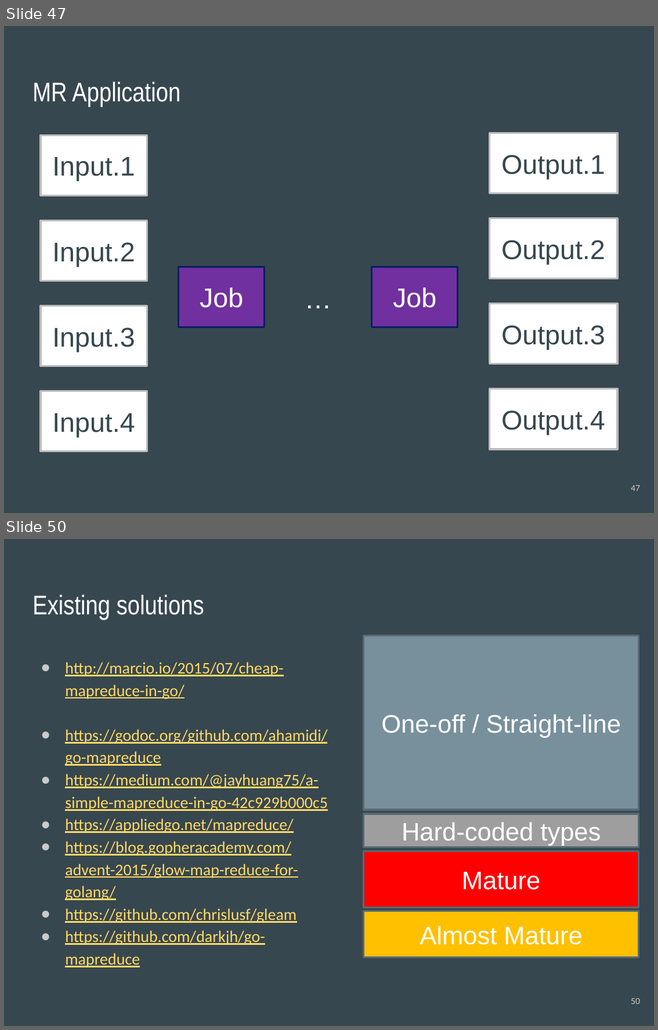
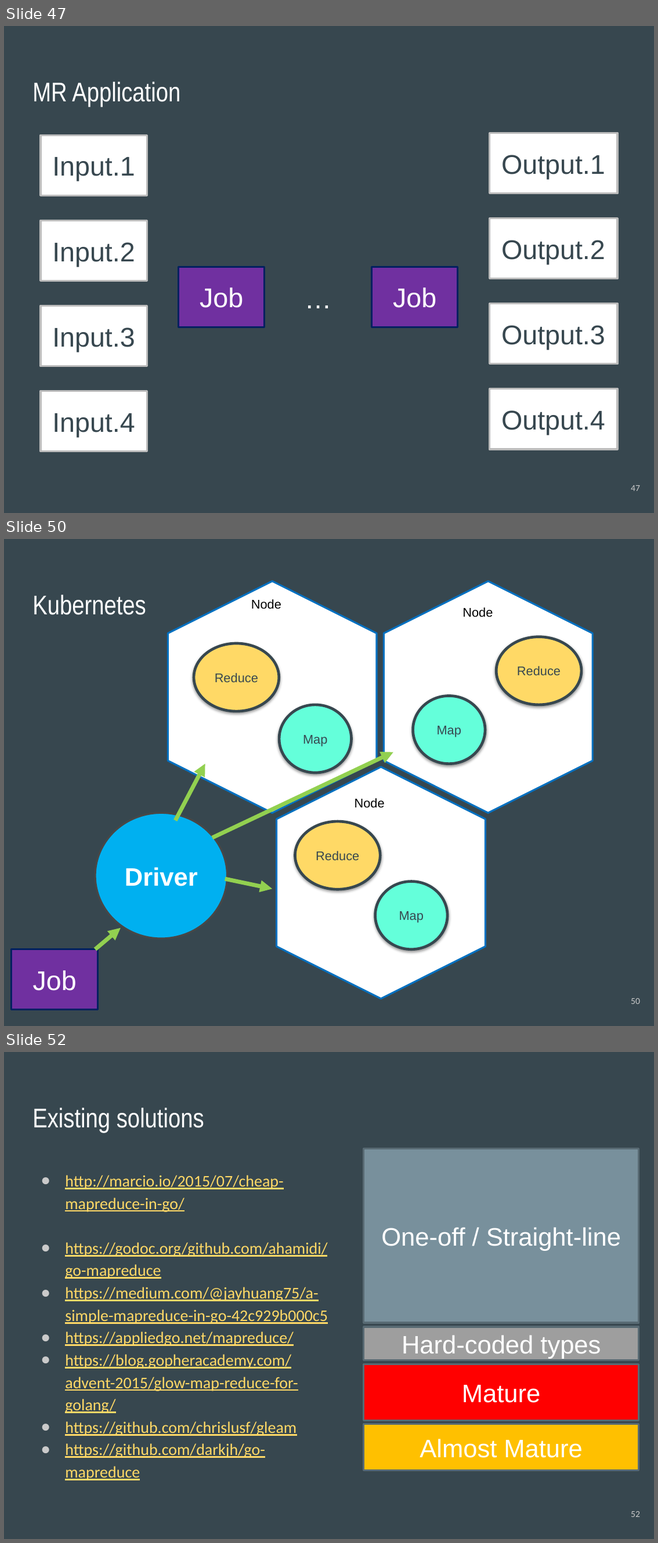
Before and after one commit to cnnrznn/cnnrznn.github.io, a slide deck: files/GoMR/slides-distributed.pptx. Shown one above the other, each under a label of ours: slides 47 and 50 before the commit, slides 47, 50 and 52 after it; the slides between them are not shown. The pictures are 658x1030 and 658x1543 pixels, drawn with LibreOffice and Linux fonts; fonts in the diff are those of the drawing. Boxes give left, top, right and bottom in pixels: in the first picture for what was removed or moved away, otherwise in the second. Text is boxed around its words. In the diff, an @@ line names an element or a change of style, - is before the commit and + after.

```diff
--- a/files/GoMR/slides-distributed.pptx
+++ b/files/GoMR/slides-distributed.pptx
@@ slide 50 added at (4, 539, 654, 1026), background #37474F @@
@@ title added at (32, 595, 146, 615), 30 pt, text #FFFFFF @@
+Kubernetes
@@ arrow added from (176, 820) to (205, 764), #92D050 4.5 pt @@
@@ arrow added from (212, 838) to (393, 752), #92D050 4.5 pt @@
@@ ellipse added at (95, 813, 227, 939), fill #00B0F0, outline #484848 2 pt, 28 pt, text #FFFFFF, bold @@
+Driver
@@ group added at (168, 581, 592, 999): 8 ellipses, 3 hexagons, 3 texts @@
+Pod
+Pod
+Map
+Node
+Reduce
+Node
+Map
+Node
+Map
+Reduce
+Reduce
@@ arrow added from (225, 879) to (273, 889), #92D050 4.5 pt @@
@@ arrow added from (95, 950) to (120, 928), #92D050 4.5 pt @@
@@ rectangle added at (11, 950, 97, 1010), fill #7030A0, outline #002060 2 pt, 30 pt, text #FFFFFF @@
+Job
@@ page number added at (630, 998, 640, 1004), 10 pt, text #CACACA @@
+50
@@ what was slide 50 is now slide 52 @@
@@ page number at (630, 1511, 640, 1517): text changed @@
-50
+52
```
Also in this commit, not shown: 6 slides changed, 1 other slide added.
